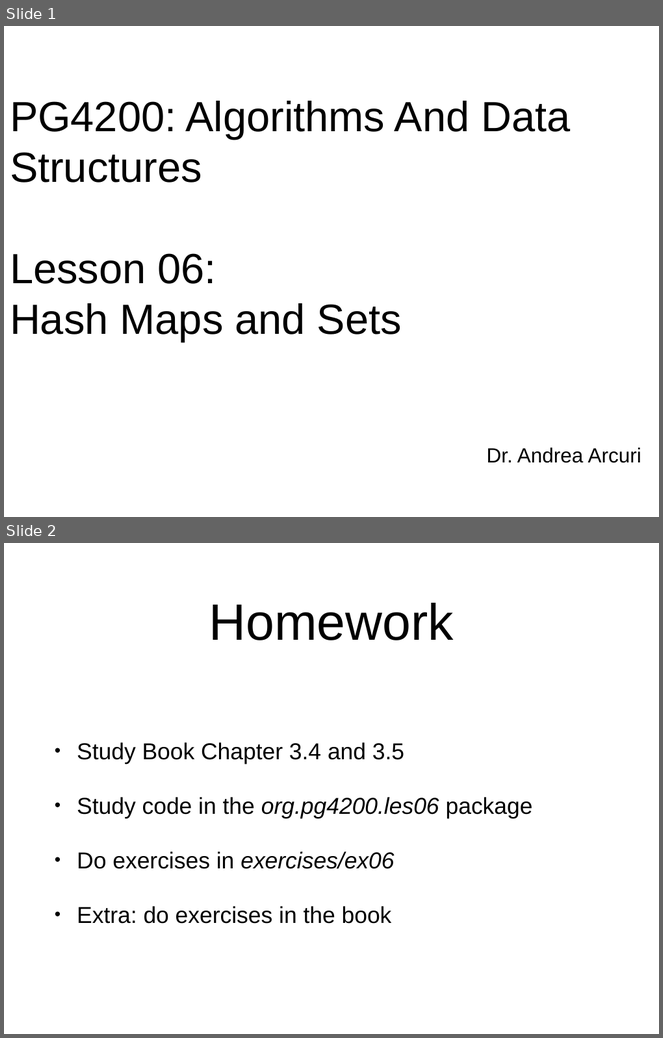
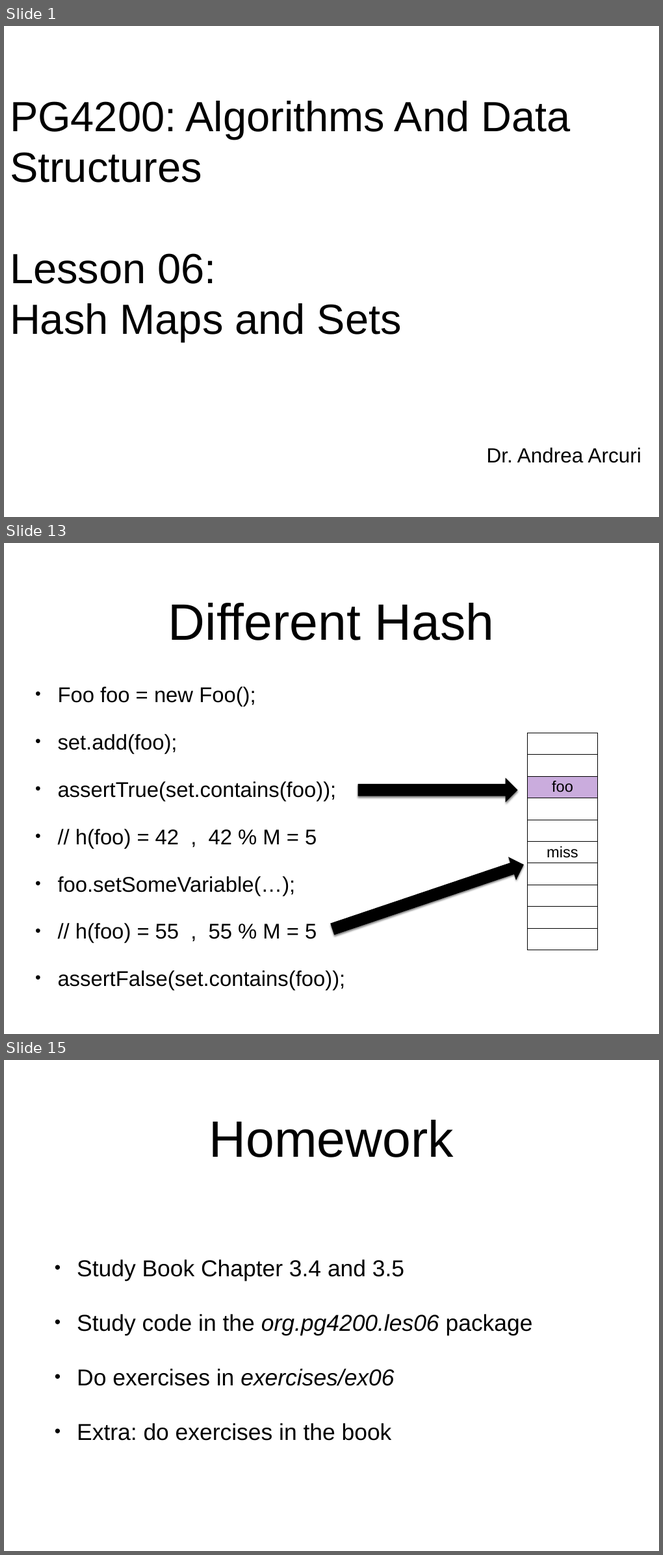
Before and after one commit to arcuri82/algorithms, a slide deck: docs/slides/06/06_hash_maps.pptx. Shown one above the other, each under a label of ours: slides 1 and 2 before the commit, slides 1, 13 and 15 after it; the slides between them are not shown. The pictures are 663x1038 and 663x1555 pixels, drawn with LibreOffice and Linux fonts; fonts in the diff are those of the drawing. Boxes give left, top, right and bottom in pixels: in the first picture for what was removed or moved away, otherwise in the second. Text is boxed around its words. In the diff, an @@ line names an element or a change of style, - is before the commit and + after.

```diff
--- a/docs/slides/06/06_hash_maps.pptx
+++ b/docs/slides/06/06_hash_maps.pptx
@@ slide 13 added at <box>4,543,659,1034</box>, background #FFFFFF @@
@@ title added at <box>168,603,495,641</box>, 80 pt, text #000000 @@
+Different Hash
@@ text added at <box>58,687,346,991</box>, 33.3 pt, text #000000 @@
+• Foo foo = new Foo();
+• set.add(foo);
+• assertTrue(set.contains(foo));
+• // h(foo) = 42 , 42 % M = 5
+• foo.setSomeVariable(…);
+• // h(foo) = 55 , 55 % M = 5
+• assertFalse(set.contains(foo));
@@ table added at <box>528,733,597,963</box>, 10 rows, 1 columns @@
+
+
+foo
+
+
+miss
+
+
+
+
@@ right arrow added at <box>358,778,518,802</box>, fill #000000 @@
@@ right arrow added at <box>328,853,528,941</box>, fill #000000 @@
@@ what was slide 2 is now slide 15 @@
```
Also in this commit, not shown: 12 other slides added.
